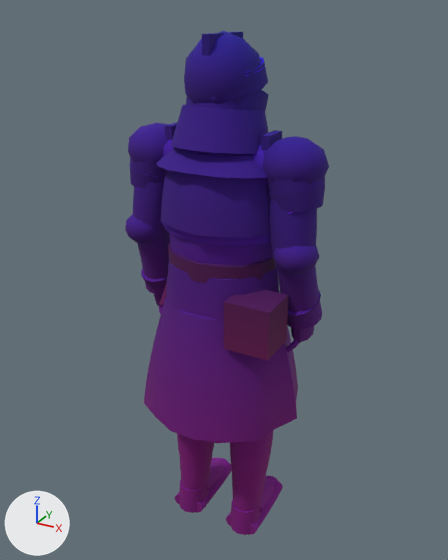
An edit to the glTF model assets/kit/skel_hero.glb, drawn before and after from the same camera.
Before and after are seen from a camera (50 mm lens) standing at (0.921, -1.663, 1.829) and looking at (-0.014, 0.037, 0.979). Every picture has the same lights, and +X, +Y and +Z are marked at lower left. The first picture is the older version. Vertices at exactly the same position are counted once.

Script lines for the objects in view, before the commit:
```python
me_hero = bpy.data.meshes.new('hero')
me_hero.from_pydata(...)  # 4852 vertices, 9184 faces; spans x -0.34..0.34, y -0.27..0.27, z 0.0..1.77
# faces by material slot: [2212, 148, 84, 524, 496, 5392, 248, 80]
me_hero.materials.append(mat_m_chainmail)
me_hero.materials.append(mat_m_leather)
me_hero.materials.append(mat_m_brass)
me_hero.materials.append(mat_m_robe)
me_hero.materials.append(mat_m_wax)
me_hero.materials.append(mat_m_plate_dark)
me_hero.materials.append(mat_m_steel)
me_hero.materials.append(mat_m_iron)
ob_hero = bpy.data.objects.new('hero', me_hero)
ob_hero.location = (0.0, 0.0, 0.0)
```
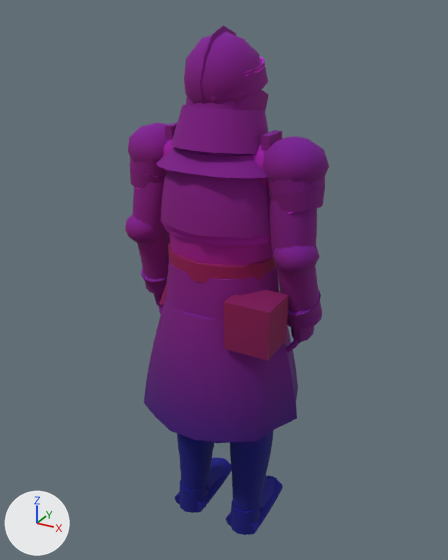
Diff of the bpy script that builds the scene:
```diff
--- a/assets/kit/skel_hero.glb.py
+++ b/assets/kit/skel_hero.glb.py
@@ me_hero @@
 # used by ob_hero; location = (0.0, 0.0, 0.0)
-me_hero.from_pydata(...)  # 4852 vertices, 9184 faces; spans x -0.34..0.34, y -0.27..0.27, z 0.0..1.77
+me_hero.from_pydata(...)  # 4886 vertices, 9252 faces; spans x -0.34..0.34, y -0.27..0.27, z 0.0..1.78
+# me_hero part 1: a new loose piece, an icosphere of 80 faces spanning x -0.014..0.014, y -0.126..0.143, z 1.502..1.782, in mat_m_plate_dark
+# me_hero part 2: the loose piece of 8 vertices spanning x -0.01..0.01, y -0.09..0.11, z 1.64..1.76 is deleted
+# me_hero part 3: 9164 kept faces spanning x -0.34..0.34, y -0.27..0.27, z 0.0..1.77 get new vertex colours
 me_hero.materials.append(mat_m_chainmail)
```

Boxes (x1, y1, x2, y2) around the edits, measured in the pictures (448 x 560 px):
'hero', reshaped: before (125, 31, 329, 535); after (125, 25, 329, 535)
part 1 of me_hero, added: after (200, 25, 236, 105)
part 2 of me_hero, deleted: before (202, 32, 243, 56)
part 3 of me_hero, recoloured: (125, 32, 329, 535) in both
